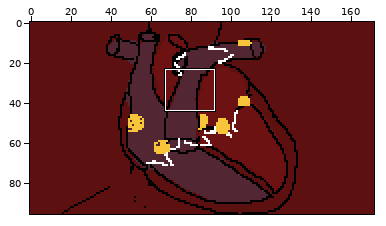
Pixel-art file, stored at Assets/Sprites/Corazon.aseprite. Above: a wide view before the commit, with the close-up outlined.
Close-up. First the earlier version:
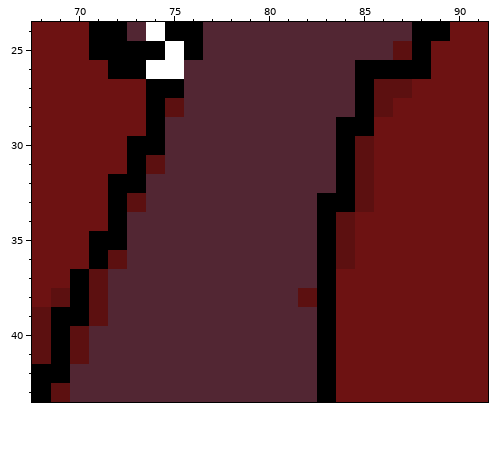
172x96 pixels, 1 frame. Colours within 5 levels of each other are drawn and written as one. Shown: x 68..91, y 24..43. The commit also changed other parts of the picture, which this record leaves out.
And afterwards:
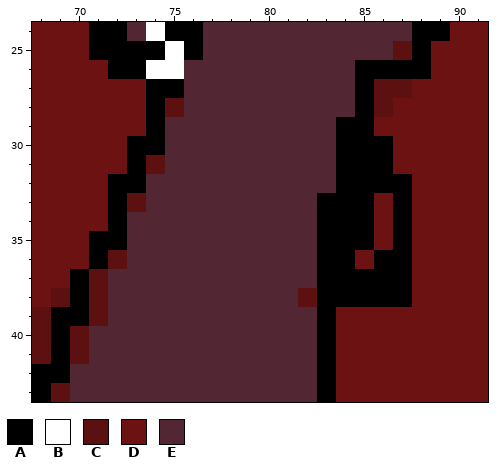
Palette (. is transparent): A #000000  B #ffffff  C #5c1010  D #6d1212  E #522633
Changes in this commit:
--- layer "structura"
@@ x 82..89 @@
 29 EEAADDDD
-30 EEACDDDD
-31 EEACDDDD
-32 EEACDDDD
-33 EAACDDDD
-34 EACDDDDD
-35 EACDDDDD
-36 EACDDDDD
-37 EADDDDDD
-38 CADDDDDD
+30 EEAAADDD
+31 EEAAADDD
+32 EEAAAADD
+33 EAAADADD
+34 EAAADADD
+35 EAAADADD
+36 EAADAADD
+37 EAAAAADD
+38 CAAAAADD
 39 EADDDDDD
